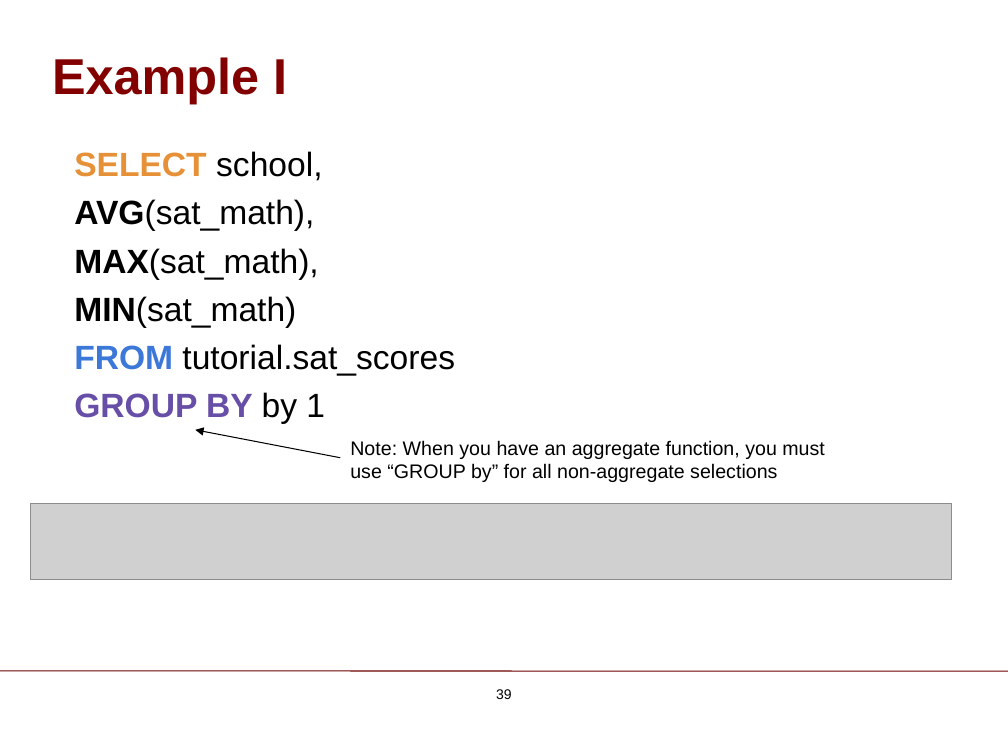
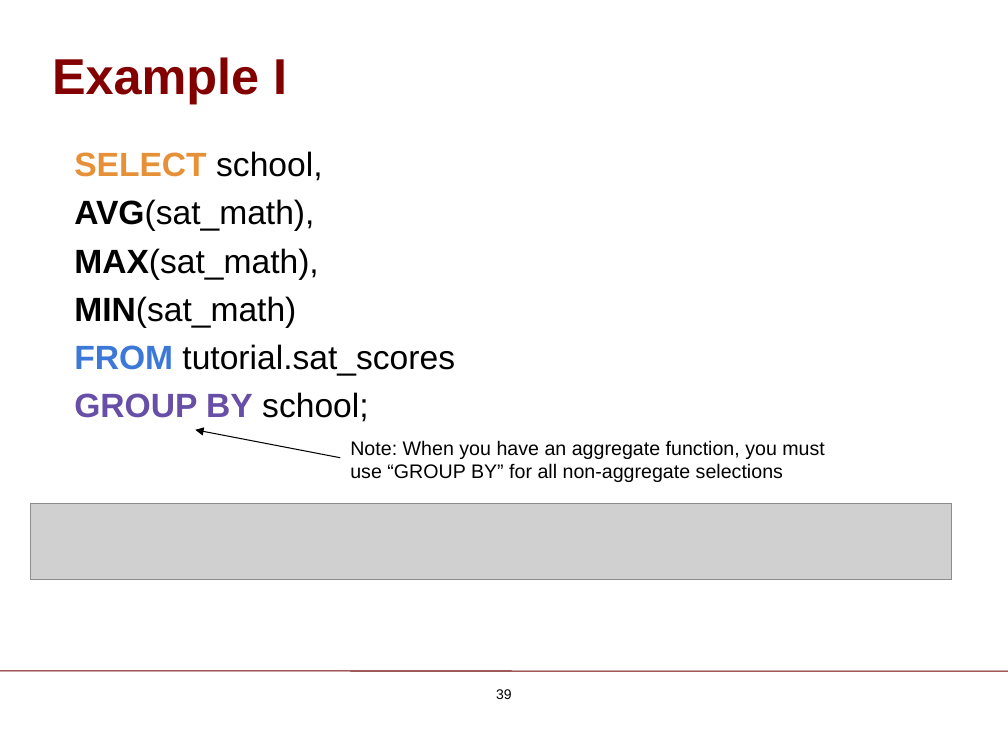
Before and after one commit to ChicagoBoothAnalytics/site, a slide deck: slide 39 of zzz MEDIA/SQL Basics.pptx. Drawn at 1008x756 pixels with LibreOffice and Linux fonts; fonts in the diff are those of the drawing; grey boxes stand for pictures; background and template pictures are left out. Boxes give left, top, right and bottom in pixels: in the first picture for what was removed or moved away, otherwise in the second. Text is boxed around its words. In the diff, an @@ line names an element or a change of style, - is before the commit and + after.

```diff
--- a/zzz MEDIA/SQL Basics.pptx
+++ b/zzz MEDIA/SQL Basics.pptx
@@ text at bbox=[74, 392, 368, 422]: text changed @@
-GROUP BY by 1
+GROUP BY school;
@@ text at bbox=[350, 440, 825, 482]: text changed @@
-Note: When you have an aggregate function, you must use “GROUP by” for all non-aggregate selections
+Note: When you have an aggregate function, you must use “GROUP BY” for all non-aggregate selections
```
Also in this commit, not shown: 43 other slides changed, 1 other file.
